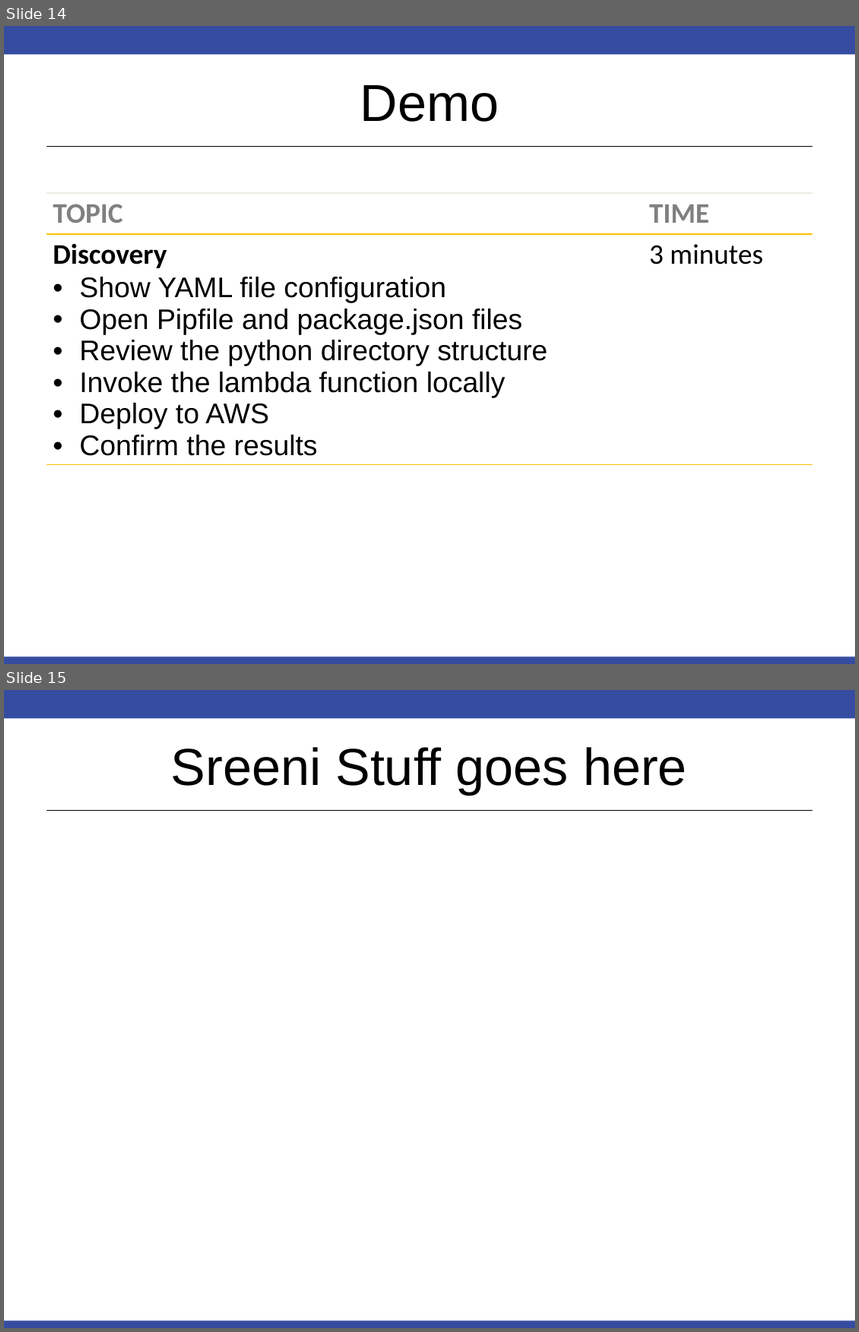
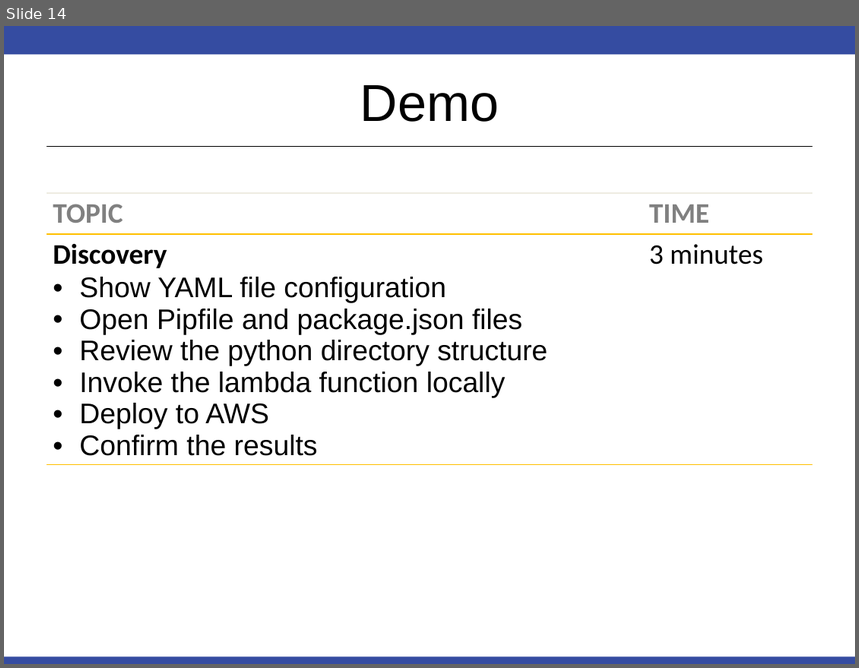
Before and after one commit to RobinsonCW/USWildfireAnalysis, a slide deck: presentation/DS7346_Cloud_Computing_Presentation.pptx. Shown one above the other, each under a label of ours: slides 14 and 15 before the commit, slide 14 after it. The pictures are 859x1332 and 859x668 pixels, drawn with LibreOffice and Linux fonts; fonts in the diff are those of the drawing. Boxes give left, top, right and bottom in pixels: in the first picture for what was removed or moved away, otherwise in the second. Text is boxed around its words. In the diff, an @@ line names an element or a change of style, - is before the commit and + after.

Commit message:
add Sreeni's slides

```diff
--- a/presentation/DS7346_Cloud_Computing_Presentation.pptx
+++ b/presentation/DS7346_Cloud_Computing_Presentation.pptx
@@ slide 15 removed at bbox=[4, 690, 855, 1328], background #FFFFFF; not listed: 3 template elements that a slide beside it also shows @@
@@ title removed at bbox=[171, 747, 687, 794] @@
-Sreeni Stuff goes here
```
Also in this commit, not shown: 5 slides added.
